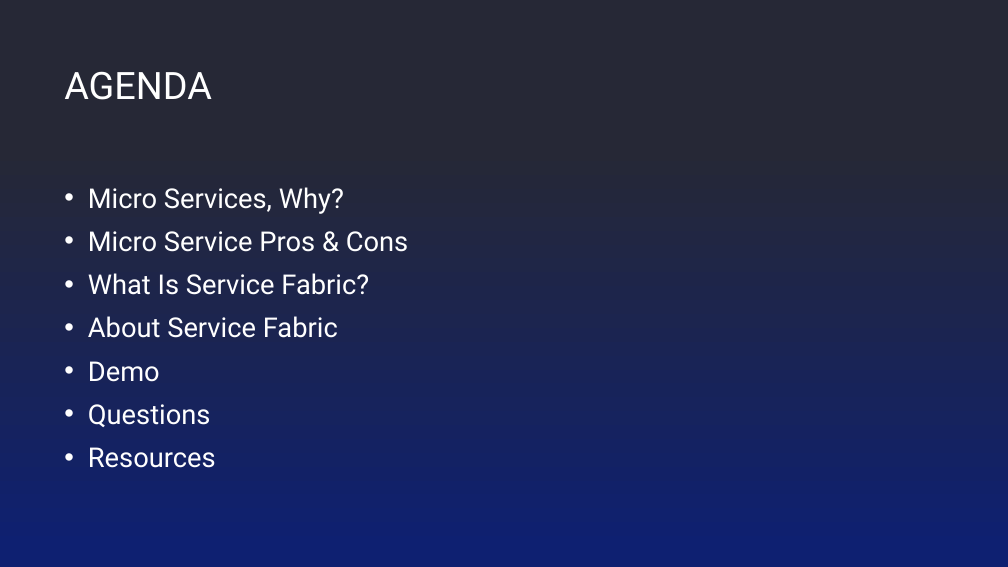
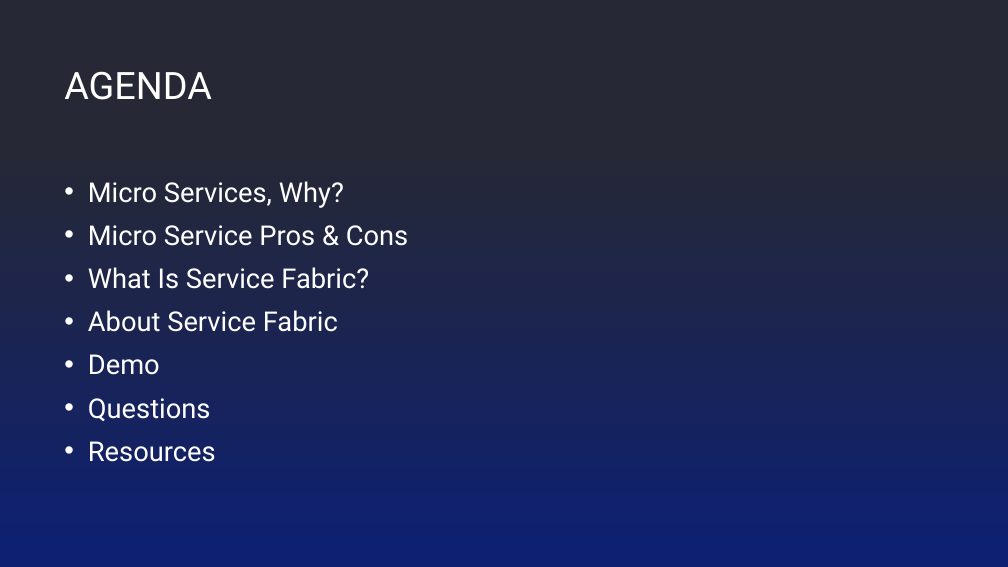
Before and after one commit to javierdpt/conference-tracker, a slide deck: slide 3 of Resources/Using Service Fabric as a Platform.pptx. Drawn at 1008x567 pixels with LibreOffice and Linux fonts; fonts in the diff are those of the drawing; background and template pictures are left out. Boxes give left, top, right and bottom in pixels: in the first picture for what was removed or moved away, otherwise in the second. Text is boxed around its words. In the diff, an @@ line names an element or a change of style, - is before the commit and + after.

```diff
--- a/Resources/Using Service Fabric as a Platform.pptx
+++ b/Resources/Using Service Fabric as a Platform.pptx
@@ text "Micro Services, Why?": place and size @@
-text "Micro Services, Why?" at box(88, 187, 408, 468)
+text "Micro Services, Why?" at box(88, 181, 408, 462)
```
Also in this commit, not shown: 6 other slides changed, 1 other file.
